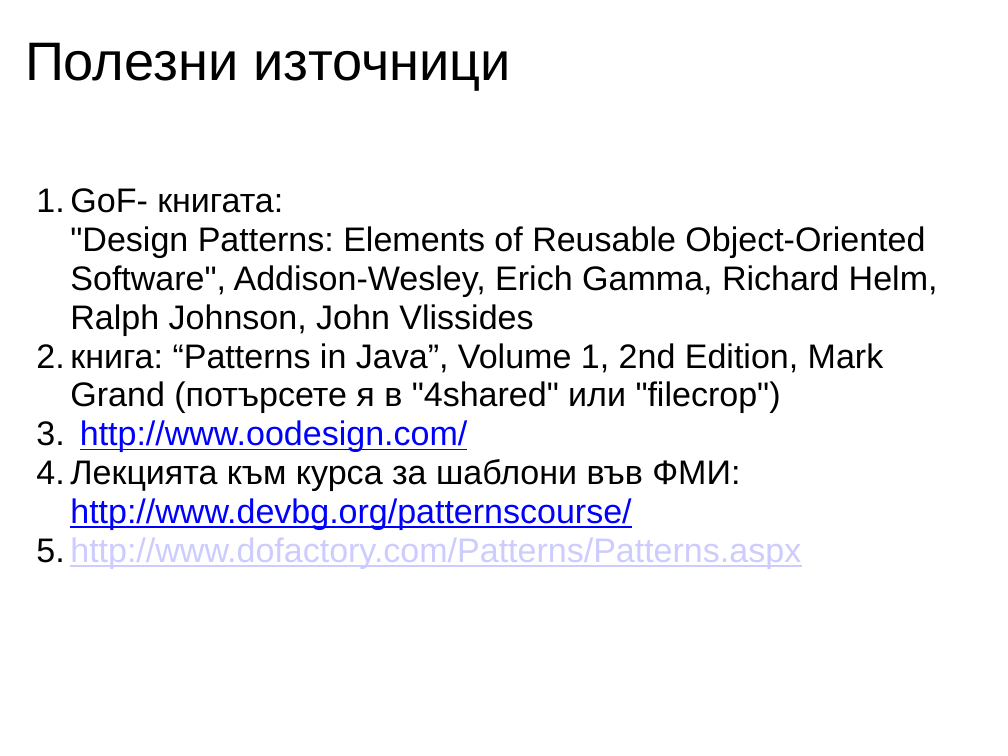
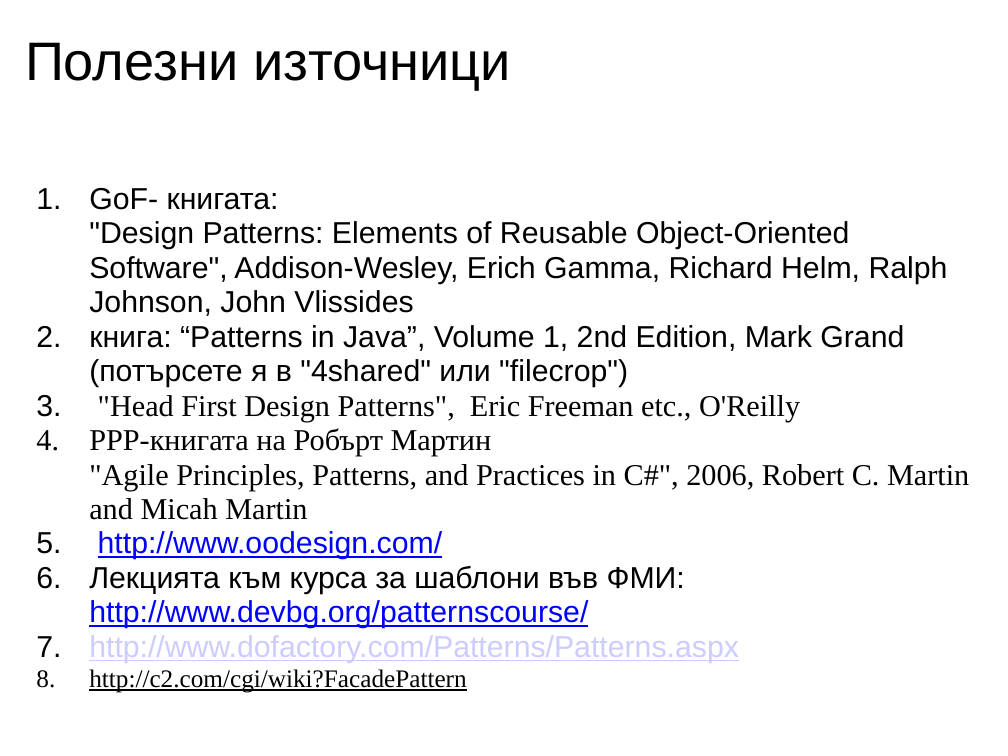
Before and after one commit to uamartins/design-patterns-book, a slide deck: slide 9 of resources/Chapter-15-Facade/Chapter-15-Facade-Presentation.ppt. Drawn at 1008x756 pixels with LibreOffice and Linux fonts; fonts in the diff are those of the drawing. Boxes give left, top, right and bottom in pixels: in the first picture for what was removed or moved away, otherwise in the second. Text is boxed around its words. In the diff, an @@ line names an element or a change of style, - is before the commit and + after.

Commit message:
[ch15-Facade] Added some missed but useful books and links for 'Facade' pattern in resources.

```diff
--- a/resources/Chapter-15-Facade/Chapter-15-Facade-Presentation.ppt
+++ b/resources/Chapter-15-Facade/Chapter-15-Facade-Presentation.ppt
@@ text at [89,188,948,663]: size 27 to 24 pt in "GoF- книгата: "Design Patterns: Elements of Reusable ...", "книга: “Patterns in Java”, Volume 1, 2nd ...", "http://www.oodesign.com/", "Лекцията към курса за шаблони във ФМИ: ..." and 1 more places; indent changed @@
@@ text at [89,395,969,520]: paragraphs added @@
+  3. "Head First Design Patterns", Eric Freeman etc., O'Reilly
+  4. PPP-книгата на Робърт Мартин
+     "Agile Principles, Patterns, and Practices in C#", 2006, Robert C. Martin and Micah Martin
@@ text at [89,669,466,693]: paragraph added @@
+  8. http://c2.com/cgi/wiki?FacadePattern
```
